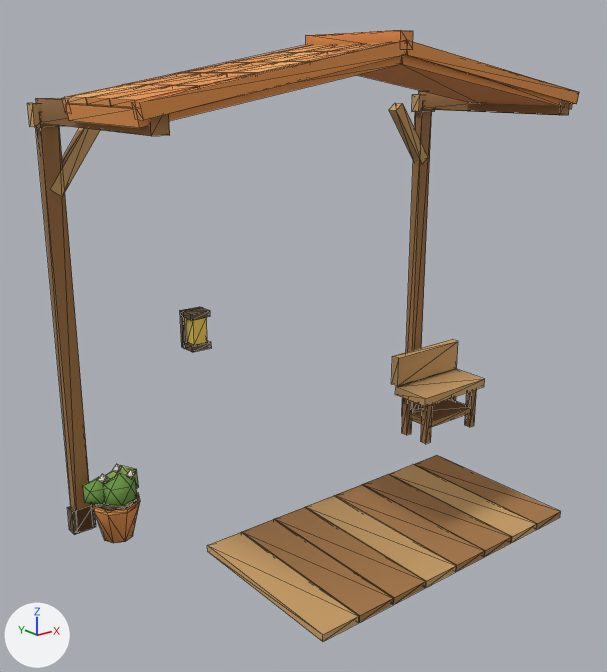
The glTF model assets/farm/art/porch_a.glb, before and after one commit.
Camera for both pictures: a camera (50 mm lens) standing at (-2.72, -4.17, 2.24) and looking at (-0.14, -0.95, 0.95). Lighting does not change. The marker at lower left points along +X, +Y and +Z. The first picture is the older version. Mesh edges are drawn as thin lines. Vertices at exactly the same position are counted once.

The scene before the commit, as lines of its bpy script (objects in view):
```python
me_porch_a_mobile = bpy.data.meshes.new('porch_a_mobile')
me_porch_a_mobile.from_pydata(...)  # 716 vertices, 1104 faces; spans x -1.29..1.63, y -1.92..-0.27, z 0.0..2.41
me_porch_a_mobile.materials.append(mat_homestead_attachments___farm_vertex_paint)
ob_porch_a = bpy.data.objects.new('porch_a', me_porch_a_mobile)
ob_porch_a.location = (0.0, 0.0, 0.0)
```
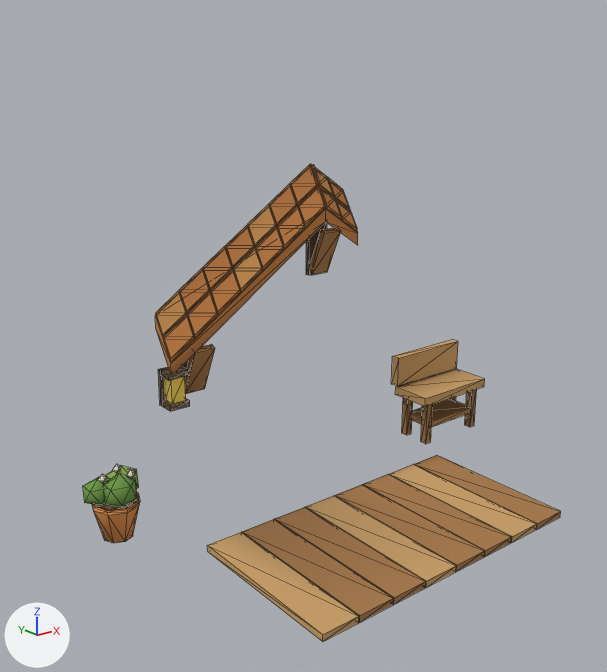
Where the change shows, as pixel boxes (x1, y1, x2, y2) in the pictures (607 x 672 px; the box of a moved part takes in the faces that stretch with it):
'porch_a', reshaped (13% narrower, 22% shorter): before (27, 30, 579, 642); after (83, 164, 561, 642)
part 1 of me_porch_a_mobile, added: after (306, 222, 327, 275)
part 2 of me_porch_a_mobile, moved or reshaped: before (180, 307, 199, 349); after (158, 367, 168, 406)
part 3 of me_porch_a_mobile, moved or reshaped: before (186, 317, 207, 345); after (165, 376, 186, 404)
part 4 of me_porch_a_mobile, moved or reshaped: before (183, 341, 212, 352); after (162, 399, 190, 411)
part 5 of me_porch_a_mobile, moved or reshaped: before (182, 307, 210, 320); after (160, 367, 189, 380)
part 6 of me_porch_a_mobile, deleted: before (27, 30, 579, 534)
part 7 of me_porch_a_mobile, added (brown): after (155, 164, 358, 394)

Diff of the bpy script that builds the scene:
```diff
--- a/assets/farm/art/porch_a.glb.py
+++ b/assets/farm/art/porch_a.glb.py
@@ me_porch_a_mobile @@
 # used by ob_porch_a; location = (0.0, 0.0, 0.0)
-me_porch_a_mobile.from_pydata(...)  # 716 vertices, 1104 faces; spans x -1.29..1.63, y -1.92..-0.27, z 0.0..2.41
+me_porch_a_mobile.from_pydata(...)  # 536 vertices, 838 faces; spans x -1.24..1.63, y -1.92..-0.27, z 0.0..1.81
+# me_porch_a_mobile part 1: a new loose piece, a box spanning x -0.02..0.1, y -0.842..-0.817, z 1.234..1.514, in mat_homestead_attachments___farm_vertex_paint
+# me_porch_a_mobile part 2: the loose piece of 8 vertices spanning x -0.81..-0.71, y -0.9..-0.87, z 1.01..1.19 is moved by (-0.13, 0.0, -0.26)
+# me_porch_a_mobile part 3: the loose piece of 8 vertices spanning x -0.8..-0.72, y -0.96..-0.89, z 1.04..1.16 is moved by (-0.13, 0.0, -0.26)
+# me_porch_a_mobile part 4: the loose piece of 8 vertices spanning x -0.81..-0.71, y -0.97..-0.88, z 1.01..1.04 is moved by (-0.13, 0.0, -0.26)
+# me_porch_a_mobile part 5: the loose piece of 8 vertices spanning x -0.81..-0.71, y -0.97..-0.88, z 1.16..1.19 is moved by (-0.13, 0.0, -0.26)
+# me_porch_a_mobile part 6: 47 loose pieces with 376 vertices, spanning x -1.29..1.29, y -1.48..-0.42, z 0.0..2.41, are deleted
+# me_porch_a_mobile part 7
+# 94 vertices are added at x -0.92..0.22, y -0.96..-0.83, z 0.77..1.81
+# 48 new vertices lie (0.0, 0.06, 0.09) away from vertices in x -0.92..0.22, y -0.95..-0.89, z 0.98..1.7
+# 14 new vertices lie (0.0, -0.06, -0.1) away from vertices in x -0.66..0.22, y -0.89..-0.83, z 1.25..1.72
+# 10 new vertices lie (0.0, -0.06, -0.08) away from vertices in x -0.79..0.0, y -0.89..-0.83, z 1.16..1.79
+# 8 new vertices lie (0.11, 0.0, 0.0) away from vertices in x -0.8..-0.01, y -0.96..-0.83, z 0.77..1.49
+# 6 new vertices lie (0.0, 0.12, 0.2) away from vertices in x -0.92..0.22, y -0.95, z 0.91..1.59
+# 274 new faces join them
+# other edits to the shape of me_porch_a_mobile do not show in these pictures
 me_porch_a_mobile.materials.append(mat_homestead_attachments___farm_vertex_paint)
```
